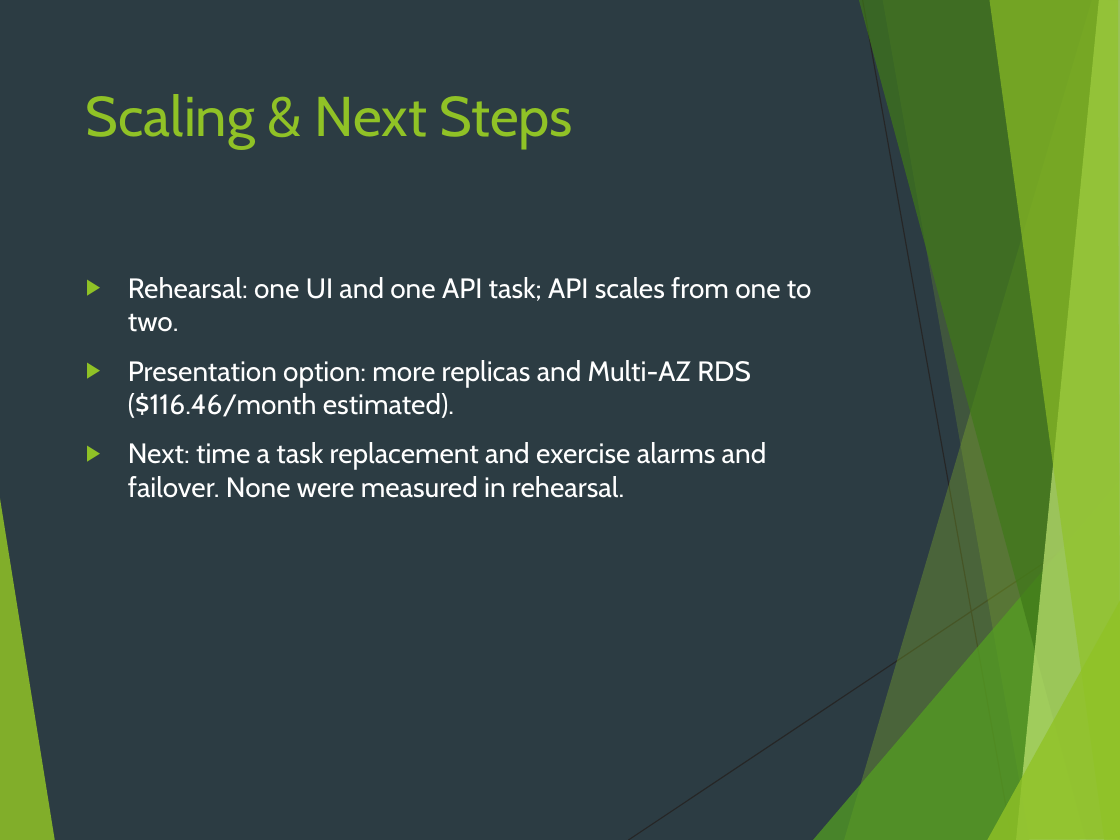
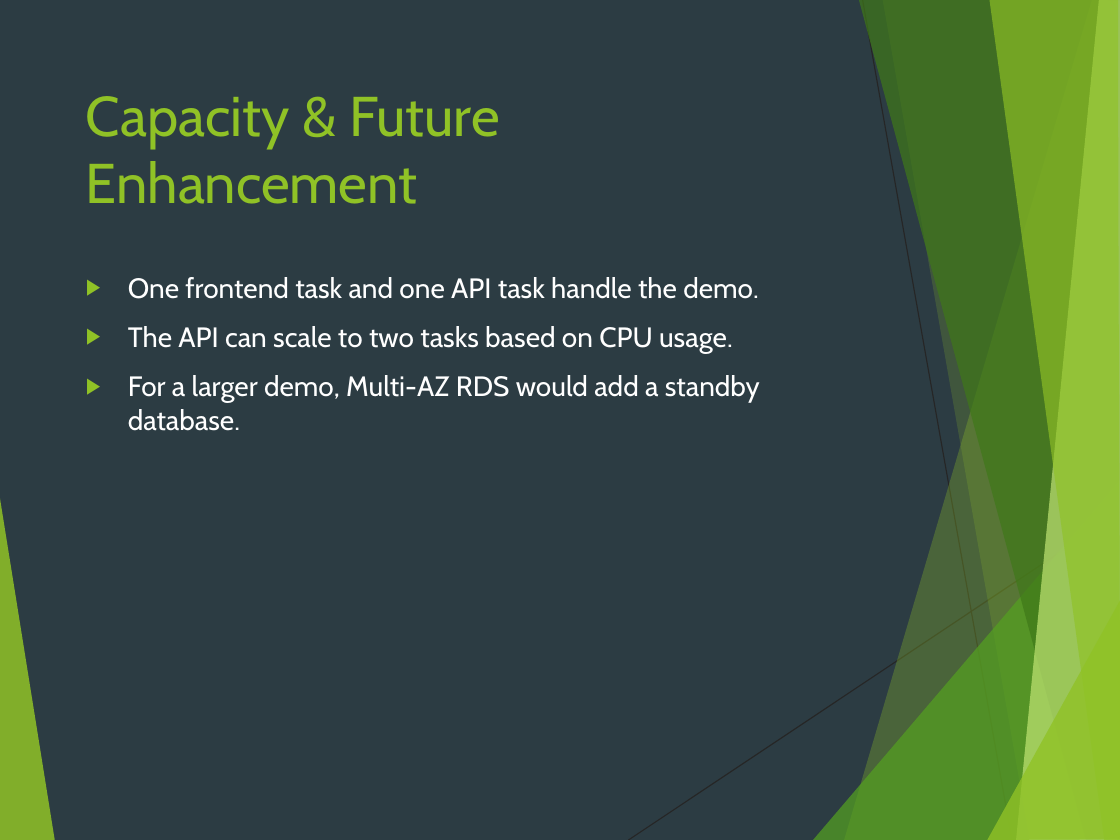
Before and after one commit to venkatasai-kadamati/paylink, a slide deck: slide 14 of cloud_project/artifacts/submission/PayLink_Cloud_Presentation.pptx. Drawn at 1120x840 pixels with LibreOffice and Linux fonts; fonts in the diff are those of the drawing. Boxes give left, top, right and bottom in pixels: in the first picture for what was removed or moved away, otherwise in the second. Text is boxed around its words. In the diff, an @@ line names an element or a change of style, - is before the commit and + after.

```diff
--- a/cloud_project/artifacts/submission/PayLink_Cloud_Presentation.pptx
+++ b/cloud_project/artifacts/submission/PayLink_Cloud_Presentation.pptx
@@ title at bbox=[86, 96, 500, 204]: text changed @@
-Scaling & Next Steps
+Capacity & Future Enhancement
@@ text at bbox=[128, 277, 760, 431]: text changed @@
-▶ Rehearsal: one UI and one API task; API scales from one to two.
-▶ Presentation option: more replicas and Multi-AZ RDS ($116.46/month estimated).
-▶ Next: time a task replacement and exercise alarms and failover. None were measured in rehearsal.
+▶ One frontend task and one API task handle the demo.
+▶ The API can scale to two tasks based on CPU usage.
+▶ For a larger demo, Multi-AZ RDS would add a standby database.
```
Also in this commit, not shown: 6 other slides changed, 4 other files.
